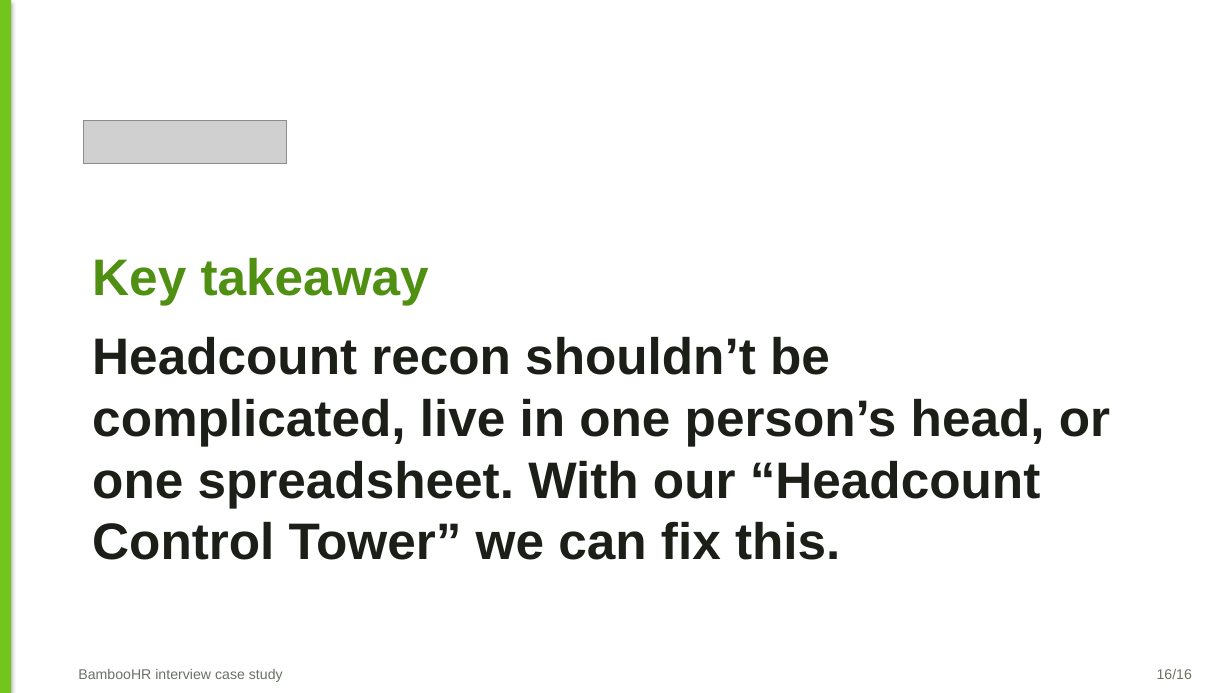
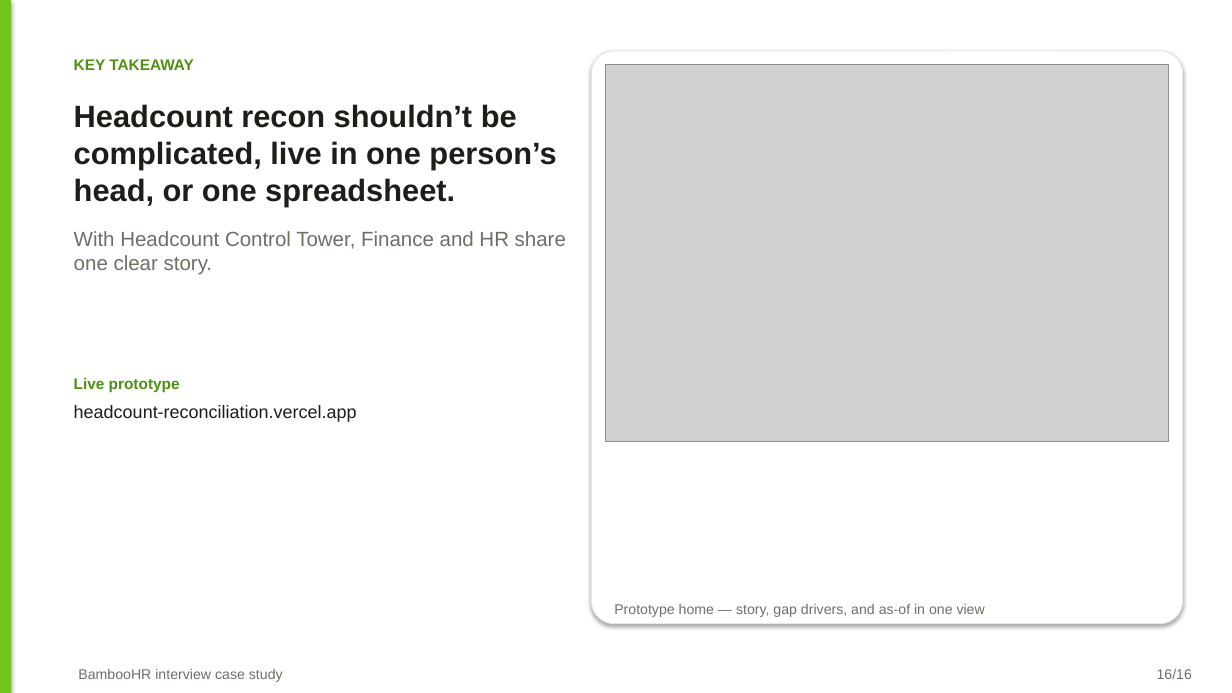
Before and after one commit to Brigdawg/Headcount-Reconciliation, a slide deck: slide 16 of deck/Headcount_Control_Tower_Case_Study.pptx. Drawn at 1232x693 pixels with LibreOffice and Linux fonts; fonts in the diff are those of the drawing; grey boxes stand for pictures. Boxes give left, top, right and bottom in pixels: in the first picture for what was removed or moved away, otherwise in the second. Text is boxed around its words. In the diff, an @@ line names an element or a change of style, - is before the commit and + after.

Commit message:
Add prototype home screenshot to the closing takeaway slide.

```diff
--- a/deck/Headcount_Control_Tower_Case_Study.pptx
+++ b/deck/Headcount_Control_Tower_Case_Study.pptx
@@ text added at (74, 59, 194, 70), 12 pt, text #4F8F12, bold @@
+KEY TAKEAWAY
@@ rounded rectangle added at (592, 51, 1183, 624), fill #FFFFFF, outline #E6EAE1 0.75 pt @@
@@ picture added at (605, 65, 1169, 441) @@
@@ text at (74, 104, 566, 274): text changed; size 40 to 24 pt @@
-Key takeaway
-Headcount recon shouldn’t be complicated, live in one person’s head, or one spreadsheet. With our “Headcount Control Tower” we can fix this.
+Headcount recon shouldn’t be complicated, live in one person’s head, or one spreadsheet.
+With Headcount Control Tower, Finance and HR share one clear story.
@@ picture removed at (83, 120, 287, 164) @@
@@ text added at (74, 378, 357, 422), 14 pt, text #1B1F17 @@
+Live prototype
+headcount-reconciliation.vercel.app
@@ text added at (614, 604, 985, 617), 11 pt, text #6A7264 @@
+Prototype home — story, gap drivers, and as-of in one view
```
Also in this commit, not shown: 8 other slides changed, 1 other file.
